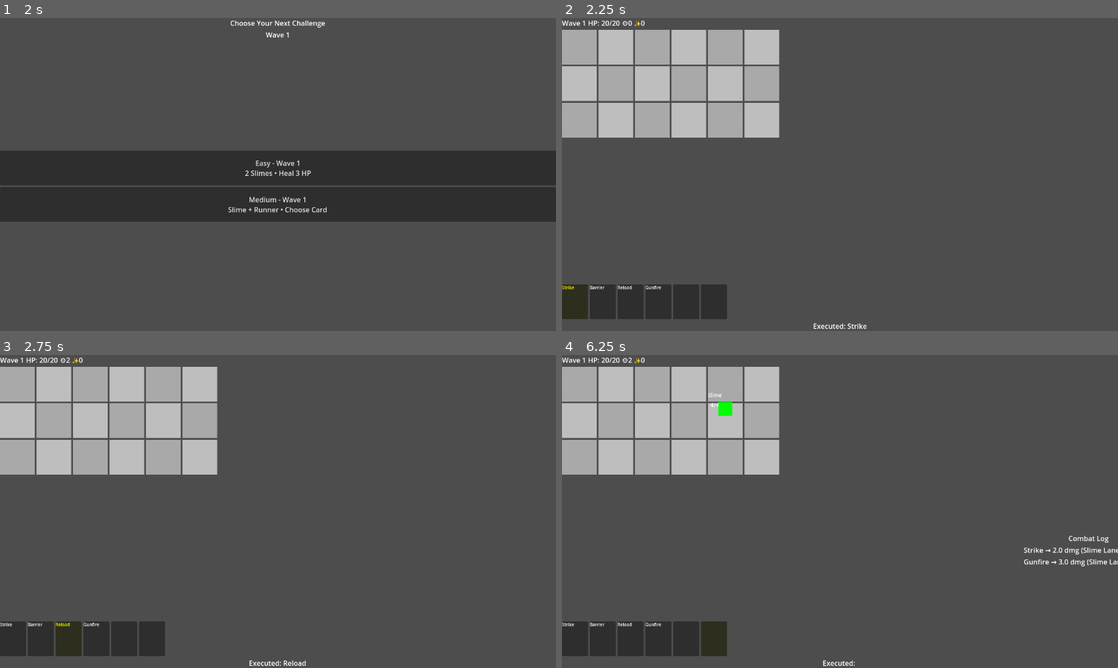
Above: before the commit, frames 1-4 (two rows, left to right).
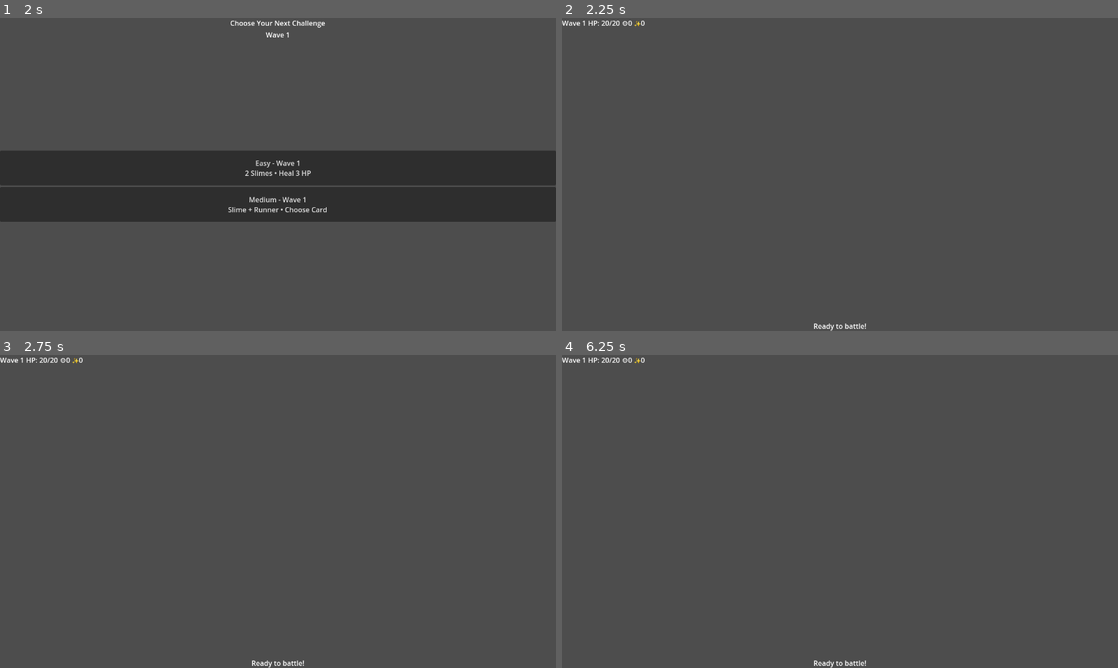
Above: after the commit, the same moments.

Repository: apearms/cardloop-game
Game: Godot game, scene res://scenes/main.tscn
Two runs of this game, one before a commit and one after it. Both use one fixed random seed, a clock stepped at 60 frames per second and the inputs below.
Inputs (mouse positions are in pixels of both pictures, inside the frame that each line leads up to):
- Up to frame 1 (2 s): click "START GAME" at 0.5 s; click "RUN LOOP" at 1.25 s
- Up to frame 2 (2.25 s): click "Easy - Wave 1 2 Slimes • Heal…" at 2 s
- Up to frame 3 (2.75 s): no input
- Up to frame 4 (6.25 s): tap Enter (ui_accept) at 2.75, 3.02, 6.02 s; move the mouse to (962, 495) at 2.77 s; click (962, 495) at 2.92 s; drag from (728, 527) to (812, 574) at 3.52 s; move the mouse to (895, 442) at 4.27 s; click (895, 442) at 4.42 s; drag from (812, 574) to (673, 464) at 5.02 s; move the mouse to (1006, 558) at 5.77 s; click (1006, 558) at 5.92 s

Frame 1 is identical in both runs. In frame 2, 16% of the frame differs, in the area x 0-55%, y 3-100%; in frame 3, 16%; in frame 4, 16%, in the area x 0-100%, y 1-100%.
Error after the commit: Parse Error: Cannot infer the type of "old_x" variable because the value doesn't have a set type. (res://scripts/Battle.gd:357)

Commit message:
Few more bugs changed

Diff:
--- a/scripts/ArtifactDB.gd
+++ b/scripts/ArtifactDB.gd
@@ -45,6 +45,9 @@
 	var category = artifact.get("category", "")
 	return _get_placeholder_icon(category)
 
+func get_placeholder_icon(category: String = "") -> Texture2D:
+	return _get_placeholder_icon(category)
+
 func _get_placeholder_icon(category: String = "") -> Texture2D:
 	var color = Color(0.4, 0.4, 0.4)  # Default gray
 
--- a/scripts/Battle.gd
+++ b/scripts/Battle.gd
@@ -33,6 +33,9 @@
 const MAX_LOG_ENTRIES = 50
 
 func _ready():
+	# Add to battle group for enemy access
+	add_to_group("battle")
+
 	_setup_ui()
 	_setup_grid()
 
@@ -320,13 +323,55 @@
 	for enemy in enemies_to_remove:
 		_remove_enemy(enemy)
 
+	# Apply contact damage after all moves
+	for e in enemies:
+		if e.grid_x == GridManager.HERO_COL:
+			_apply_contact_damage(e)
+
 func _spawn_enemies():
+	# Clear GridManager first
+	GridManager.clear()
+
 	# Spawn all enemies immediately at wave start
 	if loop_index == 0 and not wave_spawn_data.is_empty():
-		# Spawn all enemies for this wave immediately
+		# Iterate wave list → for each enemy
 		for spawn_data in wave_spawn_data:
-			_try_spawn_enemy_immediate(spawn_data.enemy_id, spawn_data.lane)
+			var enemy_id = spawn_data.enemy_id
+			var spawned = false
+
+			# Try all lanes for this enemy
+			for lane in range(GridManager.GRID_H):
+				if GridManager.is_free(lane, GridManager.SPAWN_COL):
+					_spawn_enemy(enemy_id, lane, GridManager.SPAWN_COL)
+					spawned = true
+					break   # stop searching lanes for this enemy
+
+			# If couldn't fit anywhere, add to preferred lane queue
+			if not spawned:
+				var preferred_lane = spawn_data.get("lane", 0)
+				spawn_queue[preferred_lane] += 1
+
 		wave_spawn_data.clear()
+
+func request_move(enemy, new_x):
+	var old_x := enemy.grid_x
+	if new_x == old_x: return                 # already at target
+	if GridManager.is_free(enemy.grid_y, new_x):
+		GridManager.release_cell(enemy.grid_y, old_x)
+		GridManager.take_cell(enemy.grid_y, new_x)
+		enemy.grid_x = new_x
+		_update_enemy_position(enemy)
+
+func _apply_contact_damage(e):
+	# Apply damage with block
+	var actual_damage = max(0, e.contact_damage - current_block)
+	current_block = max(0, current_block - e.contact_damage)
+
+	if actual_damage > 0:
+		GameState.damage_hero(actual_damage)
+		_add_log_entry(e.enemy_id + " hit Hero for " + str(actual_damage) + " dmg")
+	else:
+		_add_log_entry(e.enemy_id + " attack blocked (" + str(e.contact_damage) + " dmg)")
 
 func _try_spawn_enemy_immediate(enemy_id: String, preferred_lane: int):
 	var spawn_col = GridManager.GRID_W - 1
@@ -380,14 +425,13 @@
 	tween.tween_property(enemy, "scale", Vector2.ONE, 0.3)
 
 func _dequeue_spawns():
-	# Try to spawn one queued enemy per lane
+	# Pop as many queued enemies as there are free lanes in that lane
 	for lane in range(spawn_queue.size()):
-		if spawn_queue[lane] > 0:
-			var spawn_col = GridManager.GRID_W - 1
-			if GridManager.is_free(lane, spawn_col):
-				# Spawn a generic enemy (we'll need to track enemy types in queue later)
-				_spawn_enemy("Slime", lane, spawn_col)
-				spawn_queue[lane] -= 1
+		var spawn_col = GridManager.GRID_W - 1
+		while spawn_queue[lane] > 0 and GridManager.is_free(lane, spawn_col):
+			# Spawn a generic enemy (we'll need to track enemy types in queue later)
+			_spawn_enemy("Slime", lane, spawn_col)
+			spawn_queue[lane] -= 1
 
 	# Update queue display
 	_update_spawn_queue_display()
--- a/scripts/Enemy.gd
+++ b/scripts/Enemy.gd
@@ -130,31 +130,15 @@
 	tween.tween_property(self, "modulate", Color.WHITE, 0.1)
 
 func advance():
-	# Try to move forward
-	var new_x = grid_x - speed
-
-	# Check if reached hero
-	if new_x <= 0:
-		GridManager.release_cell(grid_y, grid_x)
-		emit_signal("enemy_reached_hero", self, contact_damage)
-		return
-
-	# Check if target cell is free
-	if GridManager.is_free(grid_y, new_x):
-		# Move forward
-		GridManager.release_cell(grid_y, grid_x)
-		grid_x = new_x
-		GridManager.take_cell(grid_y, grid_x)
-	else:
-		# Try lateral lane shift
-		var free_lane = GridManager.find_free_lane(grid_y, new_x)
-		if free_lane != -1:
-			# Move to free lane
-			GridManager.release_cell(grid_y, grid_x)
-			grid_y = free_lane
-			grid_x = new_x
-			GridManager.take_cell(grid_y, grid_x)
-		# If no free lane, wait this loop (no movement)
+	var steps := min(speed, grid_x)      # can't go beyond HERO_COL
+	var target_x := grid_x - steps
+	if target_x < GridManager.HERO_COL:
+		target_x = GridManager.HERO_COL
+
+	# Get Battle scene to handle movement
+	var battle = get_tree().get_first_node_in_group("battle")
+	if battle and battle.has_method("request_move"):
+		battle.request_move(self, target_x)
 
 	loop_count += 1
 
--- a/scripts/GameState.gd
+++ b/scripts/GameState.gd
@@ -8,6 +8,7 @@
 signal hero_hp_changed(new_hp)
 signal resources_changed(ammo, mana)
 signal deck_changed()
+signal artifacts_changed()
 
 # Hero stats
 var hero_hp: int = 20
@@ -62,6 +63,7 @@
 	emit_signal("hero_hp_changed", hero_hp)
 	emit_signal("resources_changed", ammo, mana)
 	emit_signal("deck_changed")
+	emit_signal("artifacts_changed")
 
 # Damage hero and check for death
 func damage_hero(damage: int) -> bool:
--- a/scripts/GridManager.gd
+++ b/scripts/GridManager.gd
@@ -5,6 +5,8 @@
 
 const GRID_W := 6
 const GRID_H := 3
+const HERO_COL := 0
+const SPAWN_COL := GRID_W - 1   # 5
 
 var occupancy := Array() # 2D bool array [lane][column]
 
--- a/scripts/PrepScreen.gd
+++ b/scripts/PrepScreen.gd
@@ -26,6 +26,7 @@
 	GameState.deck_changed.connect(_update_card_slots)
 	GameState.deck_changed.connect(_refresh_deck_panel)
 	GameState.hero_hp_changed.connect(_update_hp_display)
+	GameState.artifacts_changed.connect(_setup_relic_bar)
 
 func _setup_ui():
 	# Connect buttons
@@ -209,7 +210,10 @@
 		# Check if we have an artifact in this category
 		if GameState.artifacts.has(category) and GameState.artifacts[category] != "":
 			var artifact_id = GameState.artifacts[category]
-			slot.texture = ArtifactDB.get_icon(artifact_id)
+			var icon_texture = ArtifactDB.get_icon(artifact_id)
+			if icon_texture == null:
+				icon_texture = ArtifactDB.get_placeholder_icon(category)
+			slot.texture = icon_texture
 			# Set tooltip with artifact description
 			var artifact = ArtifactDB.get_artifact(artifact_id)
 			slot.tooltip_text = artifact.get("desc", "No description")
@@ -277,6 +281,10 @@
 		GameState.deck_all.erase(card_id)
 		if old_id != "":
 			GameState.deck_all.append(old_id)
+
+		# Refresh UI after swapping
+		_refresh_deck_panel()
+		_update_card_slots()
 		GameState.emit_signal("deck_changed")
 
 func _find_loop_slot_at(global_pos: Vector2) -> CardSlot:
